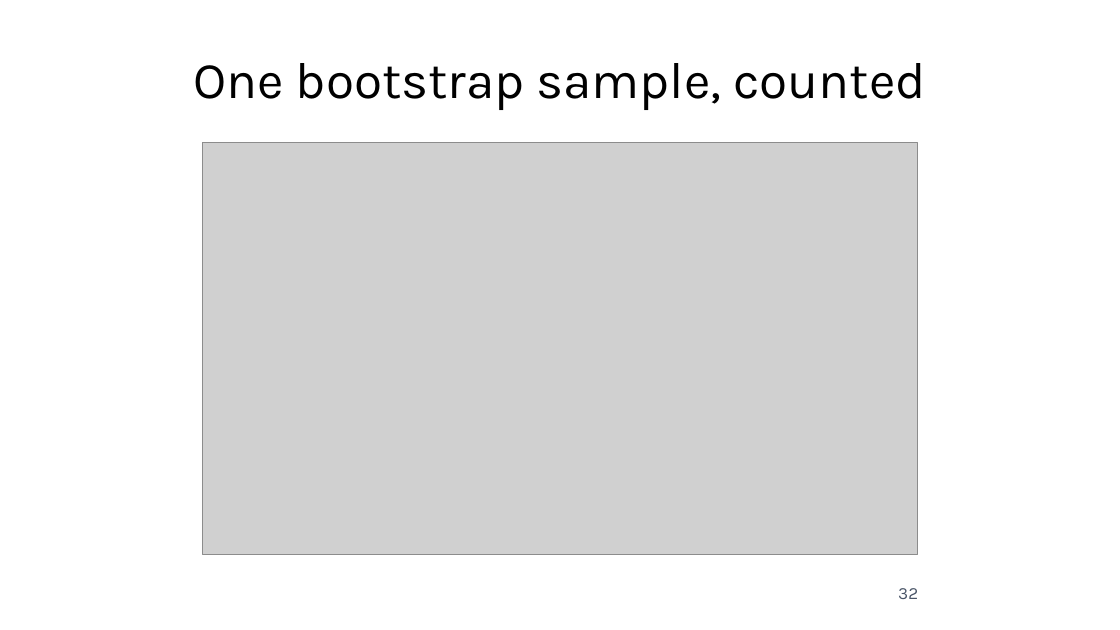
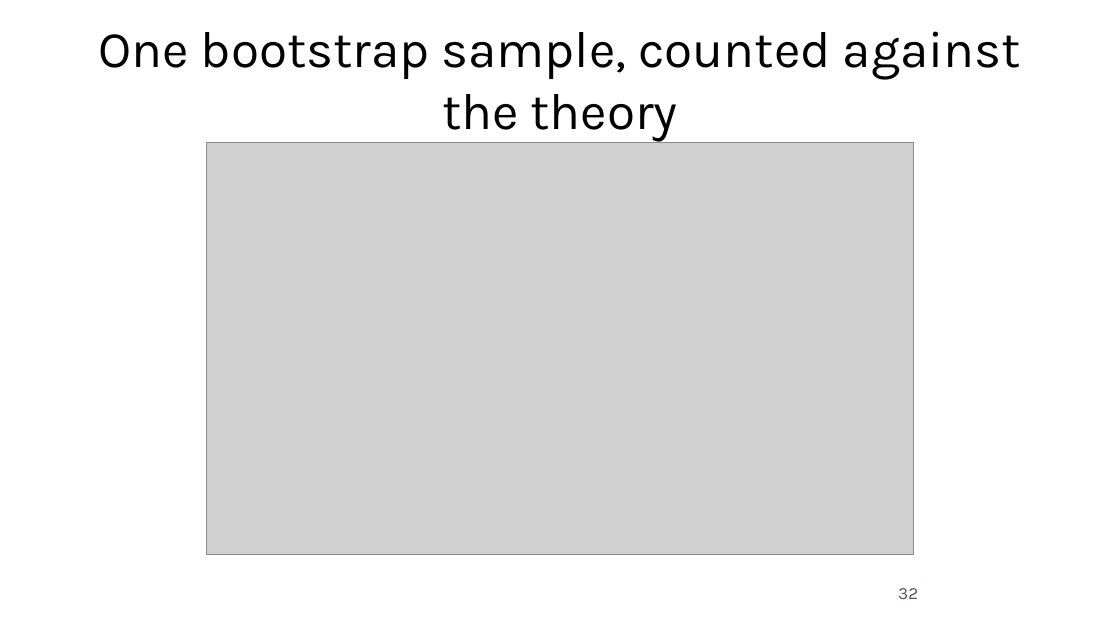
Before and after one commit to fabioantonini/technologies-for-artificial-intelligence, a slide deck: slide 32 of Lessons/07_trees_and_ensembles/Slides/trees_and_ensembles_slides.pptx. Drawn at 1120x630 pixels with LibreOffice and Linux fonts; fonts in the diff are those of the drawing; grey boxes stand for pictures; background and template pictures are left out. Boxes give left, top, right and bottom in pixels: in the first picture for what was removed or moved away, otherwise in the second. Text is boxed around its words. In the diff, an @@ line names an element or a change of style, - is before the commit and + after.

```diff
--- a/Lessons/07_trees_and_ensembles/Slides/trees_and_ensembles_slides.pptx
+++ b/Lessons/07_trees_and_ensembles/Slides/trees_and_ensembles_slides.pptx
@@ title at (98, 31, 1021, 141): text changed @@
-One bootstrap sample, counted
+One bootstrap sample, counted against the theory
@@ picture: place and size @@
-picture at (203, 143, 918, 554)
+picture at (206, 143, 914, 554)
```
Also in this commit, not shown: 9 other slides changed, 3 slides added, 2 slides removed, 17 other files.
